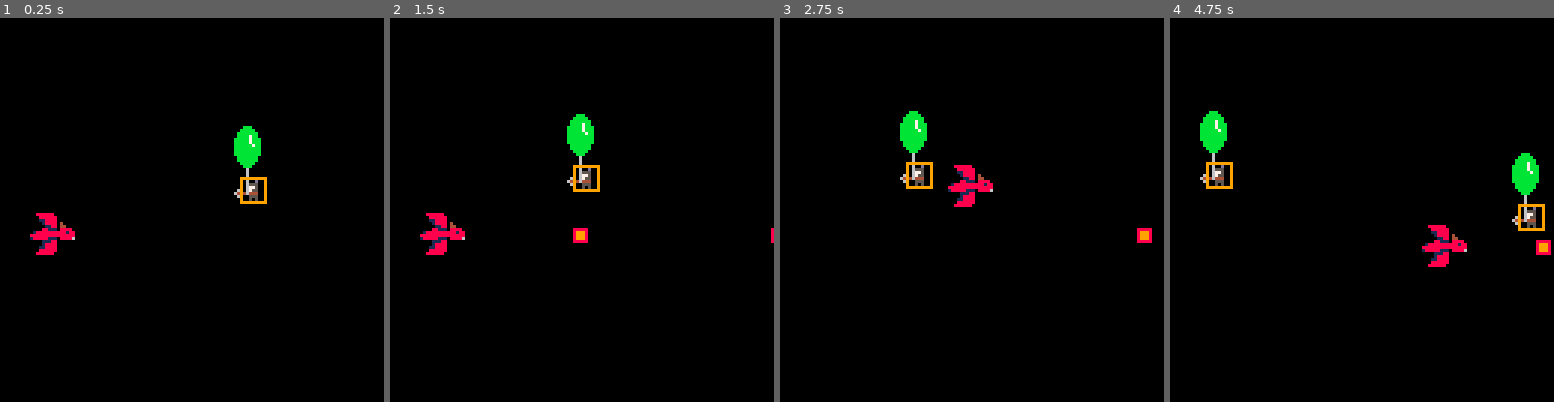
Above: before the commit, frames 1-4 (left to right).
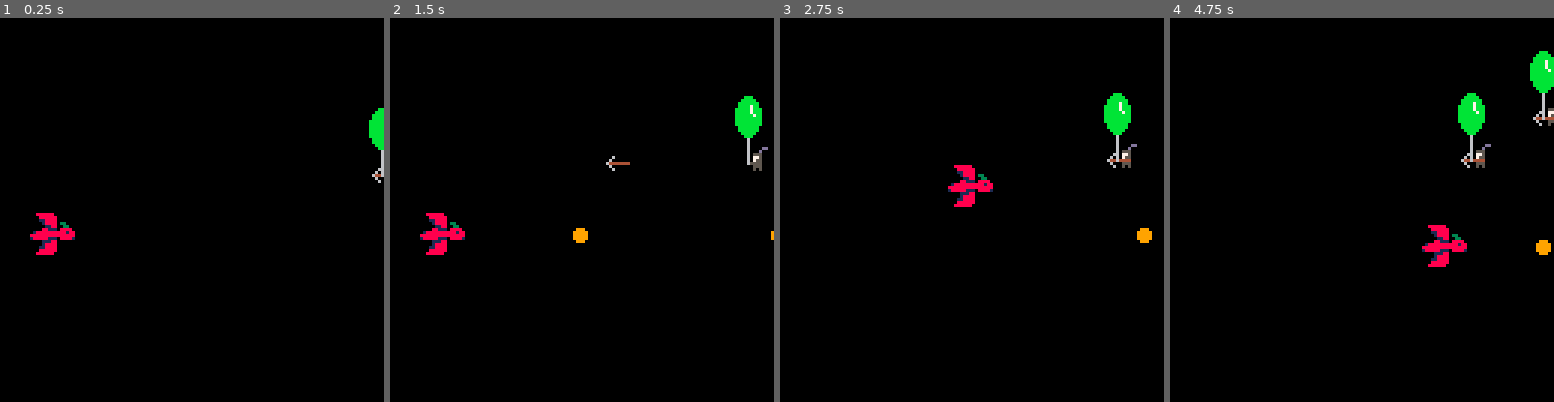
Above: after the commit, the same moments.

Repository: Sleeping-Robot-Games/dragons-scale
Game: PICO-8 cartridge dragons-scale.p8
Same seed, same stepped clock (60 frames per second), same inputs: the game is played once before the commit and once after it.
Inputs:
- Up to frame 1 (0.25 s): no input
- Up to frame 2 (1.5 s): tap X (X key) at 0.33, 1.07 s; tap O (Z key) at 0.7 s
- Up to frame 3 (2.75 s): hold Right 1.6-2.1 s; tap O (Z key) at 1.7, 2.1, 2.5 s; tap X (X key) at 1.85 s; hold Up 2.15-2.42 s; hold Right from 2.47 s (still down)
- Up to frame 4 (4.75 s): tap O (Z key) every 0.4 s from 2.9 to 4.5 s; tap X (X key) at 2.97, 4.08 s; release Right at 3.03 s; hold Left 3.08-3.58 s; hold Down 3.63-3.97 s; hold Right 4.02-4.68 s; hold Up from 4.73 s (still down)

The runs differ from the first frame. In frame 1, 1.5% of the frame differs, in the area x 15-100%, y 23-58%; in frame 2, 2.0%; in frame 3, 1.9%; in frame 4, 3.7%, in the area x 7-100%, y 8-62%.

Commit message:
enemies shoot

Diff:
--- a/dragons-scale.p8
+++ b/dragons-scale.p8
@@ -15,12 +15,12 @@
 00000000008888880000000000000000000000000000000000000000000000000000000000000000000000000000000000000000000000000000000000000000
 00700700000888888000000000000000000000000000000000000000000000000000000000000000000000000000000000000000000000000000000000000000
 00077000000118888000000000000000000000000000000000000000000000000000000000000000000000000000000000000000000000000000000000000000
-00077000000018888040000000000000000000000000000000000000000000000000000000000000000000000000000000000000000000000000000000000000
-00700700000001188044000000000000000000000000000000000000000000000000000000000000000000000000000000000000000000000000000000000000
+00077000000018888033000000000000000000000000000000000000000000000000000000000000000000000000000000000000000000000000000000000000
+00700700000001188003300000000000000000000000000000000000000000000000000000000000000000000000000000000000000000000000000000000000
 00000000000088111088880000000000000000000000000000000000000000000000000000000000000000000000000000000000000000000000000000000000
 00000000018888888888188000000000000000000000000000000000000000000000000000000000000000000000000000000000000000000000000000000000
 00000008888888888888888000000000000000000000000000000000000000000000000000000000000000000000000000000000000000000000000000000000
-000000081888881110888860000000000000000000000000000000000000000000000000000000000000000000000000000000000000000000000000bbb00000
+000000081888881110888810000000000000000000000000000000000000000000000000000000000000000000000000000000000000000000000000bbb00000
 00000000000011188000000000000000000000000000000000000000000000000000000000000000000000000000000000000000000000000000000bbbbb0000
 0000000000001888800000000000000000000000000000000000000000000000000000000000000000000000000000000000000000000000000000bbbbbbb000
 0000000000011888800000000000000000000000000000000000000000000000000000000000000000000000000000000000000000000000000000bbbb7bb000
--- a/scripts/enemy.lua
+++ b/scripts/enemy.lua
@@ -1,40 +1,95 @@
 function spawn_enemies()
     enemy_timer += 1
     if enemy_timer % 60 == 0 then
-        local y = rnd(128)
-        add(
-            enemies, {
-                x = 128,
-                y = y,
-                start_y = y,
-                offset = rnd(1000)
+        spawn_enemy()
+    end
+end
+
+function spawn_enemy()
+    local enemy_y = rnd(120)
+    local enemy_x = 128
+    add(
+        enemies, {
+            x = enemy_x,
+            y = enemy_y,
+            start_y = enemy_y,
+            offset = rnd(1000),
+            shoot_timer = 0,
+            ballon = {
+                x = enemy_x - 7,
+                y = enemy_y - 18
+            },
+            weapon = {
+                x = enemy_x - 2,
+                y = enemy_y + 1,
+                shot = false,
+                speed = 3
             }
-        )
-    end
+        }
+    )
 end
 
 function move_enemies()
     for enemy in all(enemies) do
-        enemy.x -= 0.5
-        enemy.y = enemy.start_y + sin(enemy.offset) * 3
+        -- Calculate the new x and y positions of the enemy
+        local new_x = enemy.x - 0.2
+        local new_y = enemy.start_y + sin(enemy.offset) * 3
+        -- Update the position of the balloon and weapon
+        enemy.ballon.x = new_x - 8
+        enemy.ballon.y = new_y - 18
+        if not enemy.weapon.shot then
+            enemy.weapon.x = new_x - 2
+            enemy.weapon.y = new_y + 1
+        end
+        -- Update the position of the enemy
+        enemy.x = new_x
+        enemy.y = new_y
+        -- Update the offset for the sine wave motion
         enemy.offset += 0.02
+
+        -- Increment shoot timer
+        enemy.shoot_timer += 1
     end
 end
 
-function draw_ballon(x, y)
-    local balloon_y = y - 18
-    local balloon_x = x - 7
-    draw_large_sprite(balloon_x, balloon_y, 30, 2)
+function move_enemy_weapons()
+    -- Move enemy weapons
+    for enemy in all(enemies) do
+        if enemy.weapon.shot then
+            enemy.weapon.x -= enemy.weapon.speed
+            if enemy.weapon.x < 0 then
+                enemy.weapon.shot = false
+                enemy.weapon.x = enemy.x - 2
+                enemy.weapon.y = enemy.y + 1
+            end
+        end
+    end
+end
+
+function draw_ballon(ballon)
+    draw_large_sprite(ballon.x, ballon.y, 30, 2)
 
     -- Draw balloon string
-    local string_start_y = balloon_y + 15
-    local string_x = x + 2
+    local string_start_y = ballon.y + 15
+    local string_x = ballon.x + 9
     local string_end_y = string_start_y + 8
     local string_color = 6
 
     line(string_x, string_start_y, string_x, string_end_y, string_color)
 end
 
-function draw_weapon(x, y)
-    spr(62, x - 2, y + 1)
+function draw_weapon(weapon)
+    spr(62, weapon.x, weapon.y)
 end
+
+function enemies_shoot()
+    for enemy in all(enemies) do
+        -- Check if it's time to shoot
+        if enemy.shoot_timer >= 30 then
+            -- shoot every 30 frames
+            enemy.weapon.shot = true
+            -- Reset shoot timer
+            enemy.shoot_timer = 0
+        end
+    end
+end
--- a/scripts/main.lua
+++ b/scripts/main.lua
@@ -10,22 +10,16 @@
         speed = 2
     }
 
-    -- DEBUG:
-    local y = rnd(128)
-    add(
-        enemies, {
-            x = 84,
-            y = y,
-            start_y = y,
-            offset = rnd(1000)
-        }
-    )
+    -- DEBUG spawn enemy:
+    spawn_enemy()
 end
 
 function _update()
     player_movement()
 
     shoot_fireball()
+
+    enemies_shoot()
 
     spawn_enemies()
 
@@ -35,6 +29,8 @@
     for fireball in all(fireballs) do
         fireball.x += fireball.speed
     end
+
+    move_enemy_weapons()
 
     -- Check collision between fireballs and enemies
     for fireball in all(fireballs) do
@@ -76,16 +72,7 @@
     for enemy in all(enemies) do
         -- Draw enemy
         spr(63, enemy.x, enemy.y)
-        draw_weapon(enemy.x, enemy.y)
-        draw_ballon(enemy.x, enemy.y)
-    end
-
-    -- Visualize hitboxes
-    for fireball in all(fireballs) do
-        rect(fireball.x - 2, fireball.y - 2, fireball.x + 2, fireball.y + 2, 8)
-    end
-
-    for enemy in all(enemies) do
-        rect(enemy.x, enemy.y, enemy.x + 8, enemy.y + 8, 9)
+        draw_weapon(enemy.weapon)
+        draw_ballon(enemy.ballon)
     end
 end
Not shown, added: .gitignore
